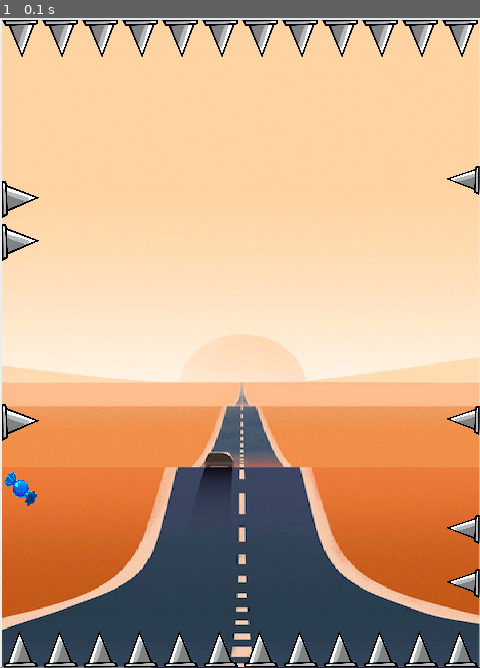
Above: before the commit, frame 1.
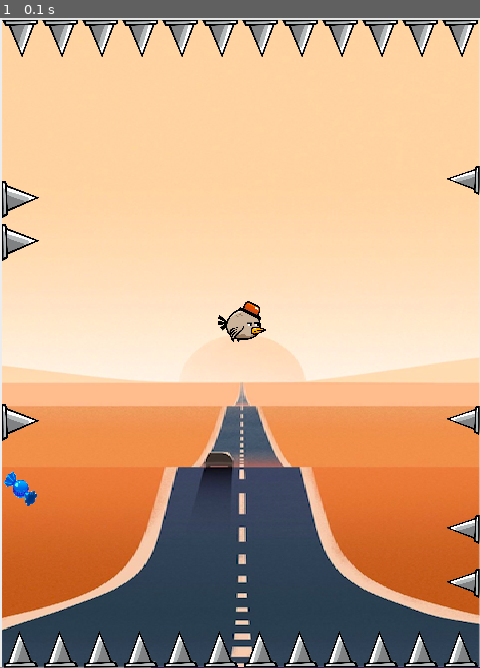
Above: after the commit, the same moment.

Repository: vitorpadovani/Pygame
Game: pygame game, started from main.py
Two runs of this game, one before a commit and one after it. Both use one fixed random seed, a clock stepped at 60 frames per second and the inputs below.
Inputs:
- Up to frame 1 (0.1 s): no input

The runs differ from the first frame. In frame 1, 0.4% of the frame differs, in the area x 45-56%, y 43-50%.

Commit message:
mata o passaro

Diff:
--- a/classes.py
+++ b/classes.py
@@ -49,7 +49,7 @@
         self.bird_speed_y = 0
 
     def update(self):
-        # Atualização da posição da nave
+        # Atualização da posição do passaro
         self.rect.x += self.bird_speed_x
         self.rect.y += self.bird_speed_y
 
@@ -83,10 +83,9 @@
 # Gravidade aplicada a cada frame
 ACELERACAO = 0.8
 
-print('aperte espaço para pular')
 
 all_sprites = pygame.sprite.Group()
-player = Bird(bird_img_esq, bird_img_dir)
+player = Bird(bird_img_dir, bird_img_esq)
 all_sprites.add(player)
 
 while game:
--- a/main.py
+++ b/main.py
@@ -2,6 +2,7 @@
 # ----- Importa e inicia pacotes
 import pygame
 import random
+import math
 
 pygame.init()
 pygame.mixer.init()
@@ -12,6 +13,8 @@
 HEIGHT = 650
 WIDTH_bala = 40
 HEIGHT_bala = 40
+WIDTH_bird = 45
+HEIGHT_bird = 55
 window = pygame.display.set_mode((480, 650))
 window = pygame.display.set_mode((WIDTH, HEIGHT))
 pygame.display.set_caption('Spikes!')
@@ -43,6 +46,13 @@
 img_bala_roxa = pygame.transform.scale(img_bala_roxa, (HEIGHT_bala, WIDTH_bala))
 img_bala_laranja = pygame.transform.scale(img_bala_laranja, (HEIGHT_bala, WIDTH_bala))
 
+bird_img_dir = pygame.image.load('assets/img/bird.png').convert_alpha()
+bird_img_dir = pygame.transform.scale(bird_img_dir, (HEIGHT_bird, WIDTH_bird))
+bird_img_esq = pygame.image.load('assets/img/bird2.png').convert_alpha()
+bird_img_esq = pygame.transform.scale(bird_img_esq, (HEIGHT_bird, WIDTH_bird))
+bird_img = pygame.image.load('assets/img/bird.png').convert_alpha()
+bird_img = pygame.transform.scale(bird_img, (HEIGHT_bird, WIDTH_bird))
+
 background = pygame.image.load('assets/img/fundo1.png').convert()
 background = pygame.transform.scale(background, (480, 650))
 background2 = pygame.image.load('assets/img/fundo2.png').convert()
@@ -109,17 +119,62 @@
         self.rect.x = 0
         self.rect.y = random.randint(30, HEIGHT-30)
 
+class Bird(pygame.sprite.Sprite):
+    def __init__(self, bird_img_dir, bird_img_esq):
+        # Construtor da classe mãe (Sprite).
+        pygame.sprite.Sprite.__init__(self)
+
+        self.image = bird_img_dir
+        self.image_dir = bird_img_dir
+        self.image_esq = bird_img_esq
+        self.rect = self.image.get_rect()
+        self.rect.centerx = WIDTH / 2
+        self.rect.bottom = HEIGHT/2
+        self.bird_speed_x = 0
+        self.bird_speed_y = 0
+
+    def update(self):
+        # Atualização da posição do passaro
+        self.rect.x += self.bird_speed_x
+        self.rect.y += self.bird_speed_y
+
+        # Mantem dentro da tela
+        if self.rect.right > WIDTH:
+            self.rect.right = WIDTH
+
+        if self.rect.left < 0:
+            self.rect.left = 0
+
+        #Quando bater na parede
+        if self.rect.x + self.rect.width >= 480:
+            self.bird_speed_x *= -1
+            self.rect.x += self.bird_speed_x
+            bird_img = bird_img_esq
+        if self.rect.x <= 0:
+            self.bird_speed_x *= -1
+            self.rect.x += self.bird_speed_x
+            bird_img = bird_img_dir
+
+        if aplica_gravidade:
+            self.bird_speed_y += ACELERACAO
+            self.rect.y += self.bird_speed_y
+            self.rect.x += self.bird_speed_x
+
+
 # Criando um grupo de meteoros
 all_sprites = pygame.sprite.Group()
 all_espinhos_e = pygame.sprite.Group()
 all_espinhos_d = pygame.sprite.Group()
 all_espinhos_cima = pygame.sprite.Group()
 all_espinhos_baixo = pygame.sprite.Group()
+all_espinhos = pygame.sprite.Group()
 bala_azul = pygame.sprite.Group()
 bala_preta = pygame.sprite.Group()
 bala_rosa = pygame.sprite.Group()
 bala_roxa = pygame.sprite.Group()
 bala_laranja = pygame.sprite.Group()
+player = Bird(bird_img_dir, bird_img_esq)
+all_sprites.add(player)
 
 # Criando os espinhod da parede 1
 while len(all_espinhos_e) < 4:
@@ -127,7 +182,6 @@
     hits = pygame.sprite.spritecollide(espinho, all_espinhos_e, True)
     if len(hits) == 0:
         all_espinhos_e.add(espinho)
-
 
 # Criando os espinhos da parede 2
 while len(all_espinhos_d) < 4:
@@ -158,8 +212,15 @@
     if len(hits) == 0 and len(hits2) == 0 and len(hits3) == 0:
         bala_azul.add(balinha)
 
+# Matando o passaro caso ele bata no espinho
+
 # ----- Inicia estruturas de dados
 game = True
+clock = pygame.time.Clock()
+FPS = 40
+aplica_gravidade = False
+ACELERACAO = 0.8
+
 
 all_sprites.add(all_espinhos_e)
 all_sprites.add(all_espinhos_d)
@@ -171,25 +232,41 @@
 all_sprites.add(bala_roxa)
 all_sprites.add(bala_laranja)
 
+all_espinhos.add(all_espinhos_e)
+all_espinhos.add(all_espinhos_d)
+all_espinhos.add(all_espinhos_cima)
+all_espinhos.add(all_espinhos_baixo)
+
 # ===== Loop principal =====
 pygame.mixer.music.play(loops=-1)
 while game:
+    clock.tick(FPS)
     # ----- Trata eventos
     for event in pygame.event.get():
         # ----- Verifica consequências
         if event.type == pygame.QUIT:
             game = False
-
+        if event.type == pygame.KEYDOWN:
+            if event.key == pygame.K_SPACE:
+                player.bird_speed_y = -5
+                if player.bird_speed_x < 0:
+                    player.bird_speed_x = -5
+                else:
+                    player.bird_speed_x = 5
+            aplica_gravidade = True
 
     all_sprites.update()
 
     # ----- Gera saídas
     window.fill((0, 0, 0))  # Preenche com a cor branca
     window.blit(background, (0, 0))
-   # window.blit(meteor_img_small, (meteor_x, meteor_y))
     # Desenha os sprites
     all_sprites.draw(window)
 
+    # Mata o pássaro caso ele bata no espinho
+    hits = pygame.sprite.spritecollide(player, all_espinhos, True)
+    if len(hits) != 0:
+        game = False
 
     # ----- Atualiza estado do jogo
     pygame.display.update()  # Mostra o novo frame para o jogador
